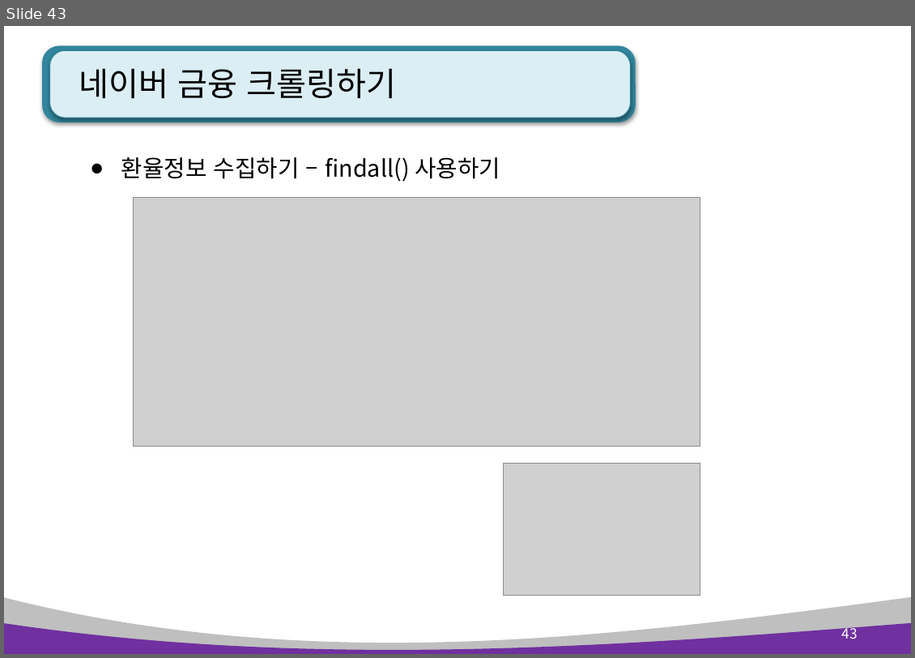
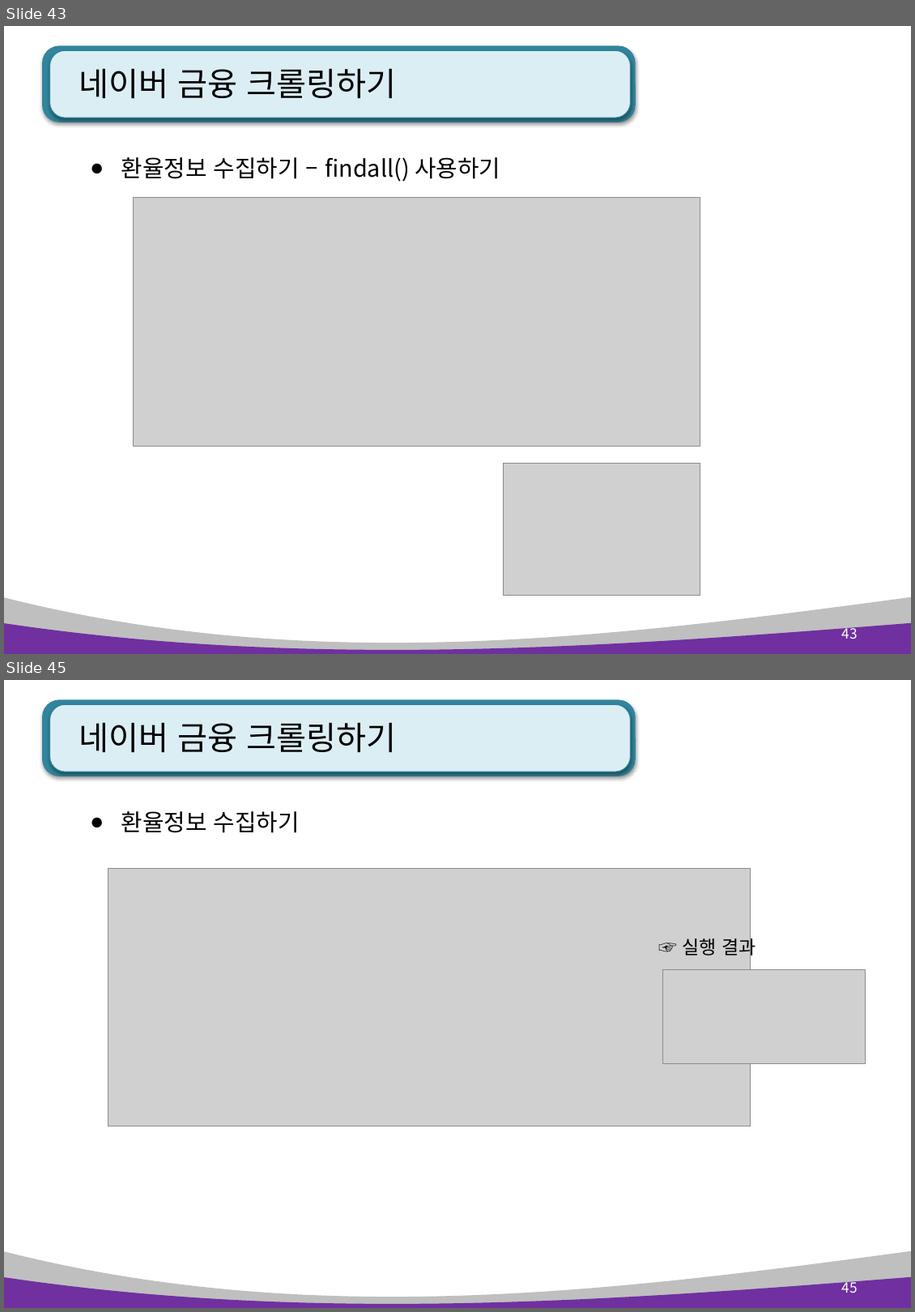
Before and after one commit to kiyongee2/green_project_web, a slide deck: python_ppt/Python 12장. 정규표현식과 웹 스크래핑.pptx. Shown one above the other, each under a label of ours: slide 43 before the commit, slides 43 and 45 after it; the slides between them are not shown. The pictures are 915x658 and 915x1312 pixels, drawn with LibreOffice and Linux fonts; fonts in the diff are those of the drawing; grey boxes stand for pictures. Boxes give left, top, right and bottom in pixels: in the first picture for what was removed or moved away, otherwise in the second. Text is boxed around its words. In the diff, an @@ line names an element or a change of style, - is before the commit and + after.

```diff
--- a/python_ppt/Python 12장. 정규표현식과 웹 스크래핑.pptx
+++ b/python_ppt/Python 12장. 정규표현식과 웹 스크래핑.pptx
@@ slide 45 added at [4, 680, 911, 1308], background #FFFFFF; not listed: 4 template elements that a slide beside it also shows @@
@@ title added at [79, 722, 397, 753], 28 pt, text #000000 @@
+네이버 금융 크롤링하기
@@ text added at [121, 811, 300, 833], 20 pt, text #000000 @@
+● 환율정보 수집하기
@@ picture added at [108, 869, 750, 1126] @@
@@ text added at [683, 935, 756, 959], 16 pt, text #000000 @@
+☞ 실행 결과
@@ picture added at [663, 970, 866, 1064] @@
@@ page number added at [842, 1279, 857, 1292], 12 pt, text #FFFFFF @@
+45
```
Also in this commit, not shown: 7 slides changed, 1 other file.
